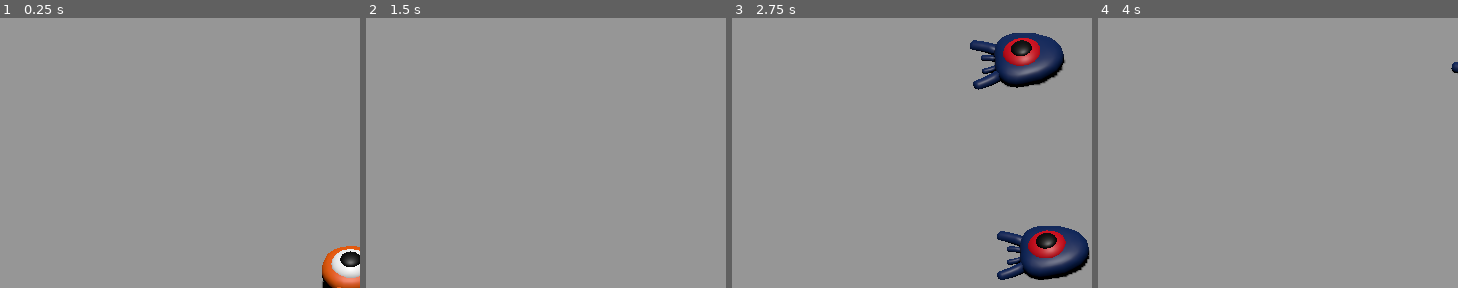
Above: before the commit, frames 1-4 (left to right).
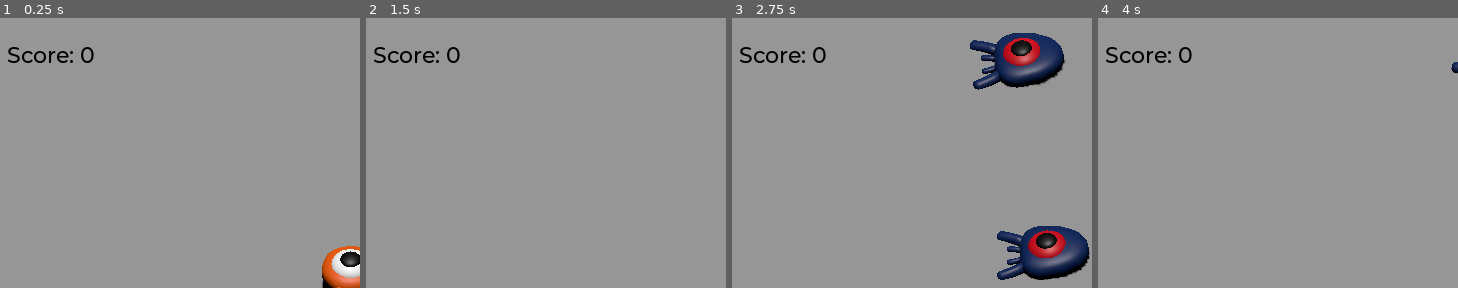
Above: after the commit, the same moments.

Repository: Georgeluks/godot-3d-tutorial
Game: Godot game, scene res://scenes/main.tscn
The game is run twice, just before and just after one commit, with the same random seed, the same clock (stepped at 60 frames per second) and the same inputs.
Inputs:
- Up to frame 1 (0.25 s): no input
- Up to frame 2 (1.5 s): tap Enter at 0.5 s; hold D (move_right) 0.53-1.28 s; hold Space (jump) 0.53-1.28 s; hold S (move_back) from 1.28 s (still down); tap Space (jump) at 1.35 s
- Up to frame 3 (2.75 s): tap Space (jump) at 1.52, 1.82 s; release S (move_back) at 2.03 s; hold D (move_right) from 2.03 s (still down); hold Space (jump) from 2.03 s (still down)
- Up to frame 4 (4 s): release D (move_right) at 2.78 s; release Space (jump) at 2.78 s; hold W (move_forward) 2.78-3.53 s; tap Space (jump) at 2.85, 3.02, 3.32 s; hold A (move_left) from 3.53 s (still down); hold Space (jump) from 3.53 s (still down)
The pictures show only the part of the screen within x 1-51%, y 0-50%; the shares and areas given below are measured in that part.

The runs differ from the first frame. In frame 1, 0.5% of the frame differs, in the area x 2-27%, y 10-17%; in frame 2, 0.5%; in frame 3, 0.5%; in frame 4, 0.5%.
Error after the commit: Invalid access to property or key 'on_mob_squashed' on a base object of type 'Label (score_label.gd)'. (res://scenes/main.gd:21)

Commit message:
commit 2

Diff:
--- a/project.godot
+++ b/project.godot
@@ -1,3 +1,11 @@
+; Engine configuration file.
+; It's best edited using the editor UI and not directly,
+; since the parameters that go here are not all obvious.
+;
+; Format:
+;   [section] ; section goes between []
+;   param=value ; assign values to parameters
+
 config_version=5
 
 [application]
--- a/scenes/main.gd
+++ b/scenes/main.gd
@@ -17,3 +17,8 @@
 
 	# Spawn the mob by adding it to the Main scene.
 	add_child(mob)
+
+	mob.squashed.connect($UserInterface/ScoreLabel.on_mob_squashed.bind())
+
+func _on_player_hit():
+	$MobTimer.stop()
--- a/scenes/main.tscn
+++ b/scenes/main.tscn
@@ -1,8 +1,10 @@
-[gd_scene load_steps=9 format=3 uid="uid://c6ujt274jwibv"]
+[gd_scene load_steps=12 format=3 uid="uid://c6ujt274jwibv"]
 
 [ext_resource type="Script" uid="uid://vua30lmdadmd" path="res://scenes/main.gd" id="1_0wfyh"]
 [ext_resource type="PackedScene" uid="uid://cqqiyl7cxwi8f" path="res://scenes/player.tscn" id="1_o5qli"]
 [ext_resource type="PackedScene" uid="uid://dj22htvsf53ht" path="res://scenes/mob.tscn" id="2_sugp2"]
+[ext_resource type="FontFile" uid="uid://cyxhh7ddkn62q" path="res://fonts/Montserrat-Medium.ttf" id="4_jyhfs"]
+[ext_resource type="Script" uid="uid://bf6254lm2lvoi" path="res://scenes/score_label.gd" id="5_tbgi4"]
 
 [sub_resource type="BoxShape3D" id="BoxShape3D_sgp6g"]
 size = Vector3(60, 2, 60)
@@ -22,6 +24,10 @@
 "tilts": PackedFloat32Array(0, 0, 0, 0)
 }
 point_count = 4
+
+[sub_resource type="Theme" id="Theme_tbgi4"]
+default_font = ExtResource("4_jyhfs")
+default_font_size = 22
 
 [node name="Main" type="Node"]
 script = ExtResource("1_0wfyh")
@@ -81,4 +87,22 @@
 wait_time = 0.5
 autostart = true
 
+[node name="UserInterface" type="Control" parent="."]
+layout_mode = 3
+anchors_preset = 0
+offset_right = 40.0
+offset_bottom = 40.0
+theme = SubResource("Theme_tbgi4")
+
+[node name="ScoreLabel" type="Label" parent="UserInterface"]
+layout_mode = 0
+offset_left = 17.0
+offset_top = 23.0
+offset_right = 78.0
+offset_bottom = 46.0
+theme_override_colors/font_color = Color(0, 0, 0, 1)
+text = "Score: 0"
+script = ExtResource("5_tbgi4")
+
+[connection signal="hit" from="Player" to="." method="_on_player_hit"]
 [connection signal="timeout" from="MobTimer" to="." method="_on_mob_timer_timeout"]
--- a/scenes/mob.gd
+++ b/scenes/mob.gd
@@ -1,9 +1,11 @@
 extends CharacterBody3D
 
-@export var min_speed : int = 10
+# Minimum speed of the mob in meters per second.
+@export var min_speed = 10
+# Maximum speed of the mob in meters per second.
+@export var max_speed = 18
 
-@export var max_speed : int = 18
-
+# Emitted when the player jumped on the mob
 signal squashed
 
 func _physics_process(_delta):
--- a/scenes/mob.tscn
+++ b/scenes/mob.tscn
@@ -4,7 +4,7 @@
 [ext_resource type="Script" uid="uid://d0bdo0x6qu4d2" path="res://scenes/mob.gd" id="1_bsing"]
 
 [sub_resource type="BoxShape3D" id="BoxShape3D_bsing"]
-size = Vector3(1.2219238, 0.9267578, 1)
+size = Vector3(2.0408478, 1.057373, 1.8128052)
 
 [node name="Mob" type="CharacterBody3D" groups=["mob"]]
 collision_layer = 2
@@ -16,7 +16,7 @@
 [node name="Character" parent="Pivot" instance=ExtResource("1_4are2")]
 
 [node name="CollisionShape3D" type="CollisionShape3D" parent="."]
-transform = Transform3D(1.4547482, 0, 0, 0, 1.2675227, 0, 0, 0, 1.8711851, -0.014384106, 0.43239033, 0)
+transform = Transform3D(1.4547482, 0, 0, 0, 1.2675227, 0, 0, 0, 1.8711851, -0.036504105, 0.34961146, 0.27073026)
 shape = SubResource("BoxShape3D_bsing")
 
 [node name="VisibleOnScreenNotifier3D" type="VisibleOnScreenNotifier3D" parent="."]
--- a/scenes/player.gd
+++ b/scenes/player.gd
@@ -1,14 +1,19 @@
 extends CharacterBody3D
 
-# how fast the character moves in meters per second
+signal hit
+
+# How fast the player moves in meters per second
 @export var speed = 14
-# the downward acceleration when in the air, in meters per second squared
+# The downward acceleration while in the air, in meters per second squared.
 @export var fall_acceleration = 75
-
+# Vertical impulse applied to the character upon jumping in meters per second.
 @export var jump_impulse = 20
+# Vertical impulse applied to the character upon bouncing over a mob
+# in meters per second.
 @export var bounce_impulse = 16
 
 var target_velocity = Vector3.ZERO
+
 
 func _physics_process(delta):
 	var direction = Vector3.ZERO
@@ -57,3 +62,10 @@
 
 	velocity = target_velocity
 	move_and_slide()
+
+func die():
+	hit.emit()
+	queue_free()
+
+func _on_mob_detector_body_entered(body):
+	die()
--- a/scenes/player.tscn
+++ b/scenes/player.tscn
@@ -1,10 +1,14 @@
-[gd_scene load_steps=4 format=3 uid="uid://cqqiyl7cxwi8f"]
+[gd_scene load_steps=5 format=3 uid="uid://cqqiyl7cxwi8f"]
 
 [ext_resource type="PackedScene" uid="uid://d0ypm0v45pwdv" path="res://art/player.glb" id="1_3vyb7"]
 [ext_resource type="Script" uid="uid://cggoe7fgglr" path="res://scenes/player.gd" id="1_g2els"]
 
 [sub_resource type="SphereShape3D" id="SphereShape3D_g2els"]
 radius = 0.8643535
+
+[sub_resource type="CylinderShape3D" id="CylinderShape3D_g2els"]
+height = 0.41156006
+radius = 1.199707
 
 [node name="Player" type="CharacterBody3D"]
 collision_mask = 6
@@ -16,3 +20,14 @@
 
 [node name="CollisionShape3D" type="CollisionShape3D" parent="."]
 shape = SubResource("SphereShape3D_g2els")
+
+[node name="MobDetector" type="Area3D" parent="."]
+collision_layer = 0
+collision_mask = 2
+monitorable = false
+
+[node name="CollisionShape3D" type="CollisionShape3D" parent="MobDetector"]
+transform = Transform3D(1, 0, 0, 0, 1, 0, 0, 0, 1, 0, 0.18274379, 0)
+shape = SubResource("CylinderShape3D_g2els")
+
+[connection signal="body_entered" from="MobDetector" to="." method="_on_mob_detector_body_entered"]
--- /dev/null
+++ b/scenes/score_label.gd
@@ -0,0 +1,3 @@
+extends Label
+
+var score: int = 0
Not shown, added: scenes/score_label.gd.uid
